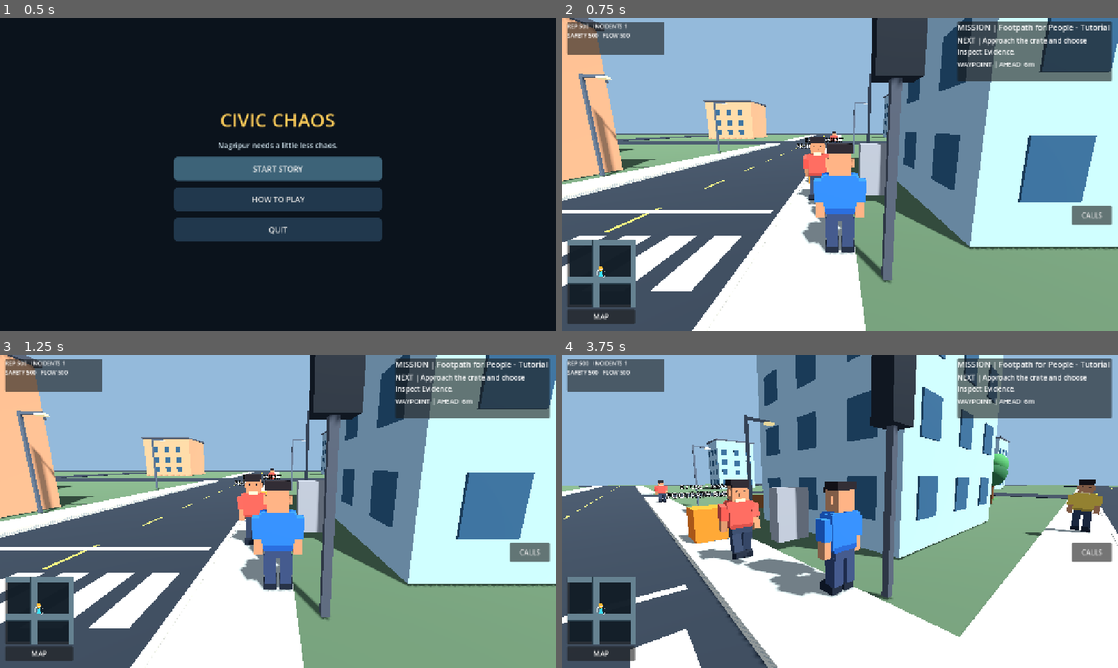
Above: before the commit, frames 1-4 (two rows, left to right).
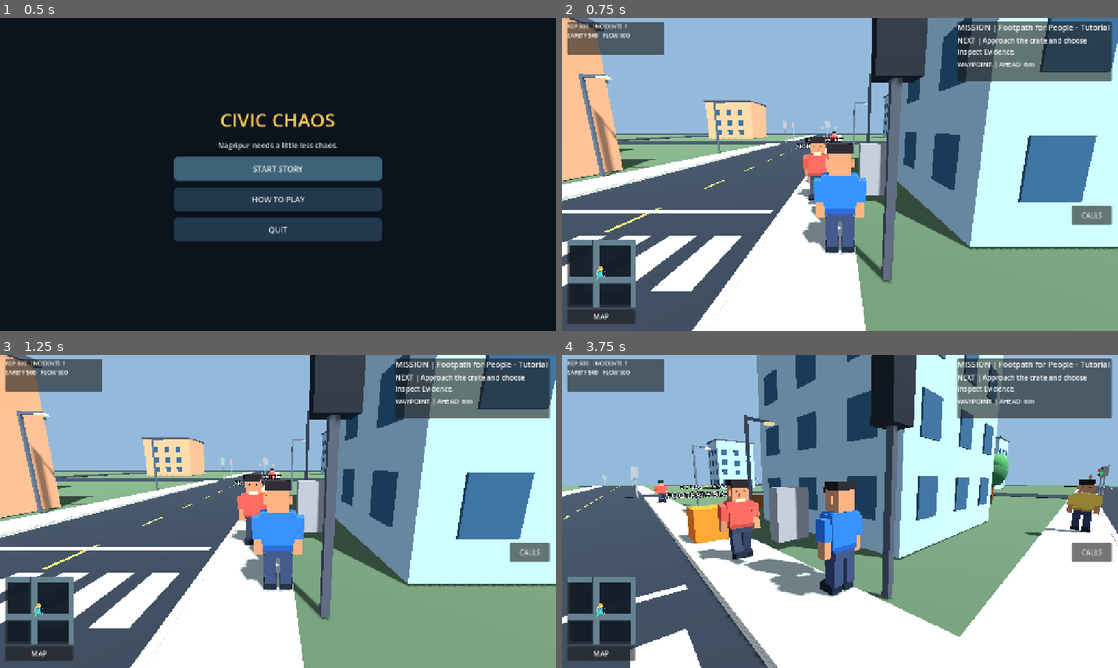
Above: after the commit, the same moments.

Repository: gauravprajapat-23/civic-chaos
Game: Godot game, scene res://scenes/core/menu.tscn
The game is run twice, just before and just after one commit, with the same random seed, the same clock (stepped at 60 frames per second) and the same inputs.
Inputs (mouse positions are in pixels of both pictures, inside the frame that each line leads up to):
- Up to frame 1 (0.5 s): no input
- Up to frame 2 (0.75 s): click "START STORY" at 0.5 s
- Up to frame 3 (1.25 s): no input
- Up to frame 4 (3.75 s): click "MAP" at 1.25 s; click "CALLS" at 2 s; tap Enter at 2.75 s; move the mouse to (812, 574) at 2.77 s; hold W (move_forward) 2.78-3.5 s; hold E (interact) 2.78-3.5 s; click (812, 574) at 2.92 s; tap Space (jump) at 3.02 s; tap F10 (restart_game) at 3.5 s; drag from (1006, 558) to (812, 574) at 3.52 s

Frame 1 is identical in both runs. In frame 2, less than 0.1% of the frame differs, in the area x 6-50%, y 32-84%; in frame 3, less than 0.1%; in frame 4, 0.2%, in the area x 0-99%, y 35-84%.
Error before the commit: Parse Error: Static function "is_challenge_segment()" not found in base "CivicCityRoadLayout". (res://scripts/world/junction_builder.gd:78)

Commit message:
feat(map): share eight deterministic outer S-bend segments between traffic graph and road scenery [skip ci]

Diff:
--- a/scripts/world/city_road_layout.gd
+++ b/scripts/world/city_road_layout.gd
@@ -50,3 +50,30 @@
     if half_extent - cursor > 0.02:
         spans.append(Vector2(cursor, half_extent))
     return spans
+
+## MAP-CHALLENGE-01: matching visual and drivable lane geometry.
+## Select only long outer edges, well away from the central junction
+## and any civic incident/mission staging lanes.
+static func is_challenge_segment(start: Vector3, finish: Vector3) -> bool:
+    var displacement: Vector3 = finish - start
+    if absf(displacement.length() - (EXTENT_M - SECONDARY_M)) > 0.2:
+        return false
+    if is_equal_approx(start.x, finish.x):
+        return is_equal_approx(absf(start.x), SECONDARY_M) and (
+            minf(absf(start.z), absf(finish.z)) >= SECONDARY_M - 0.1) and (
+            start.z * finish.z >= 0.0)
+    if is_equal_approx(start.z, finish.z):
+        return is_equal_approx(absf(start.z), SECONDARY_M) and (
+            minf(absf(start.x), absf(finish.x)) >= SECONDARY_M - 0.1) and (
+            start.x * finish.x >= 0.0)
+    return false
+
+static func challenge_segments() -> Array[Dictionary]:
+    var spans: Array[Dictionary] = []
+    for side in [-1.0, 1.0]:
+        for cross in [-SECONDARY_M, SECONDARY_M]:
+            var inner: float = side * SECONDARY_M
+            var outer: float = side * EXTENT_M
+            spans.append({"start": Vector3(cross, 0, inner), "end": Vector3(cross, 0, outer)})
+            spans.append({"start": Vector3(inner, 0, cross), "end": Vector3(outer, 0, cross)})
+    return spans
